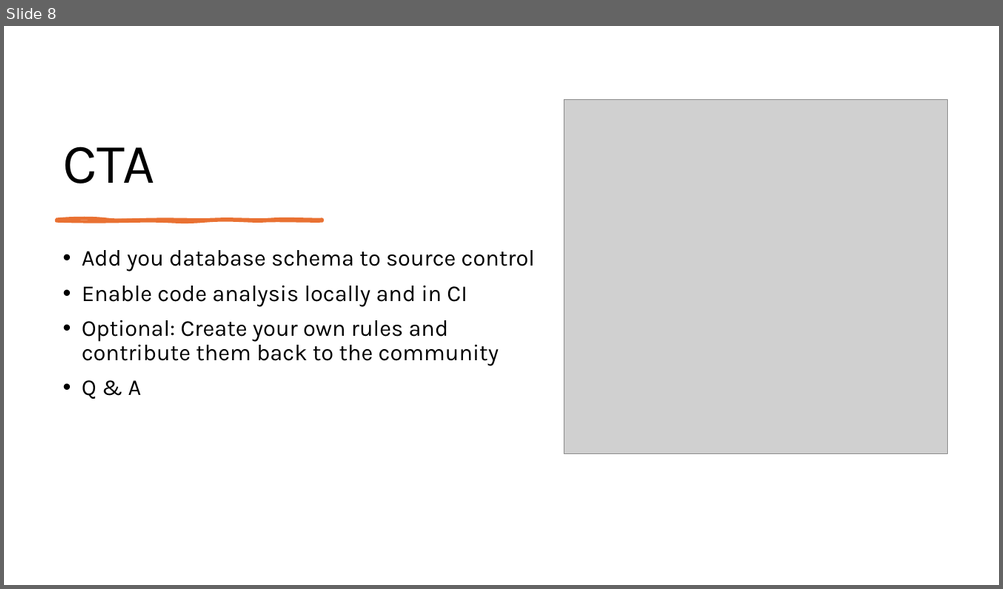
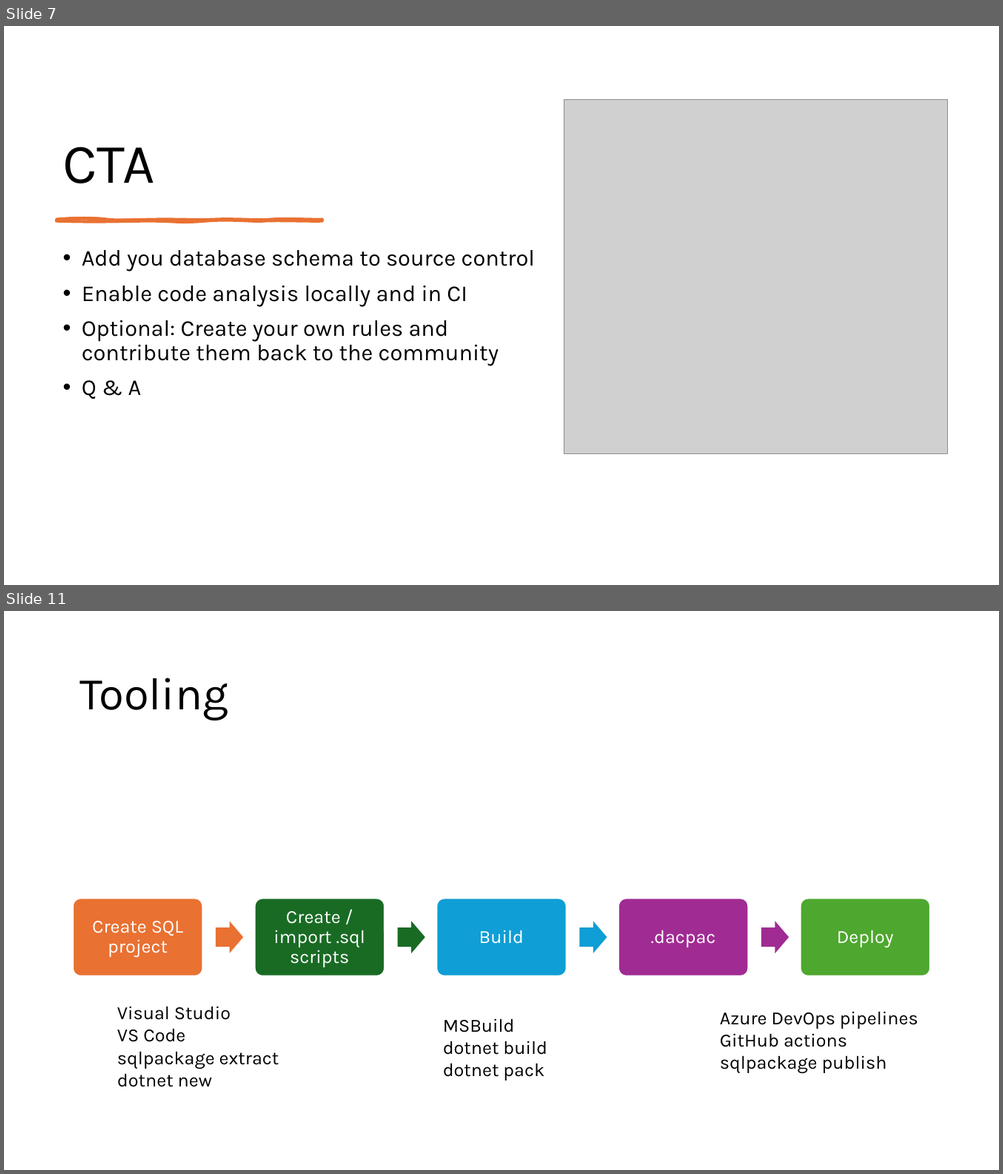
Before and after one commit to ErikEJ/TsqlAnalysis, a slide deck: T-SQL Code analysis.pptx. Shown one above the other, each under a label of ours: slide 8 before the commit, slides 7 and 11 after it; the slides between them are not shown. The pictures are 1003x589 and 1003x1174 pixels, drawn with LibreOffice and Linux fonts; fonts in the diff are those of the drawing; grey boxes stand for pictures. Boxes give left, top, right and bottom in pixels: in the first picture for what was removed or moved away, otherwise in the second. Text is boxed around its words. In the diff, an @@ line names an element or a change of style, - is before the commit and + after.

```diff
--- a/T-SQL Code analysis.pptx
+++ b/T-SQL Code analysis.pptx
@@ slide 11 added at [4,611,999,1170], background #FFFFFF @@
@@ title added at [79,678,228,721], 44 pt, text #000000 @@
+Tooling
@@ group added at [73,898,930,976]: 5 rounded rectangles, 5 texts, 4 right arrows @@
+Create SQL project
+Create / import .sql scripts
+Build
+.dacpac
+Deploy
@@ text added at [117,1006,279,1088], 18 pt, text #000000 @@
+Visual Studio
+VS Code
+sqlpackage extract
+dotnet new
@@ text added at [443,1019,547,1081], 18 pt, text #000000 @@
+MSBuild
+dotnet build
+dotnet pack
@@ text added at [720,1011,918,1074], 18 pt, text #000000 @@
+Azure DevOps pipelines
+GitHub actions
+sqlpackage publish
@@ what was slide 8 is now slide 7 @@
```
Also in this commit, not shown: 1 slide changed, 5 other slides added, 1 slide removed, 2 other files.
